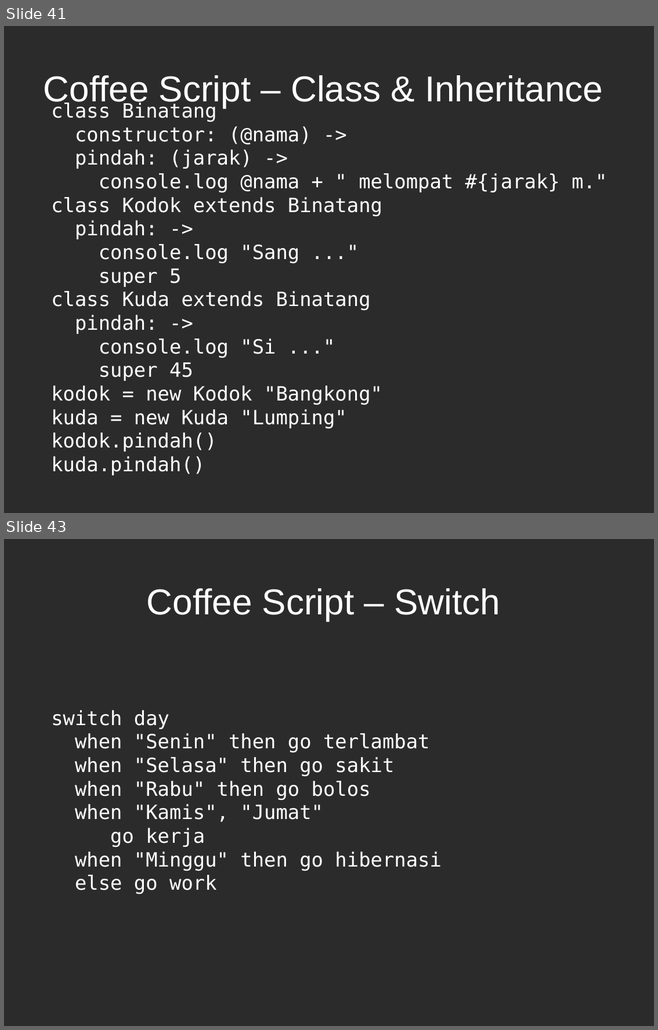
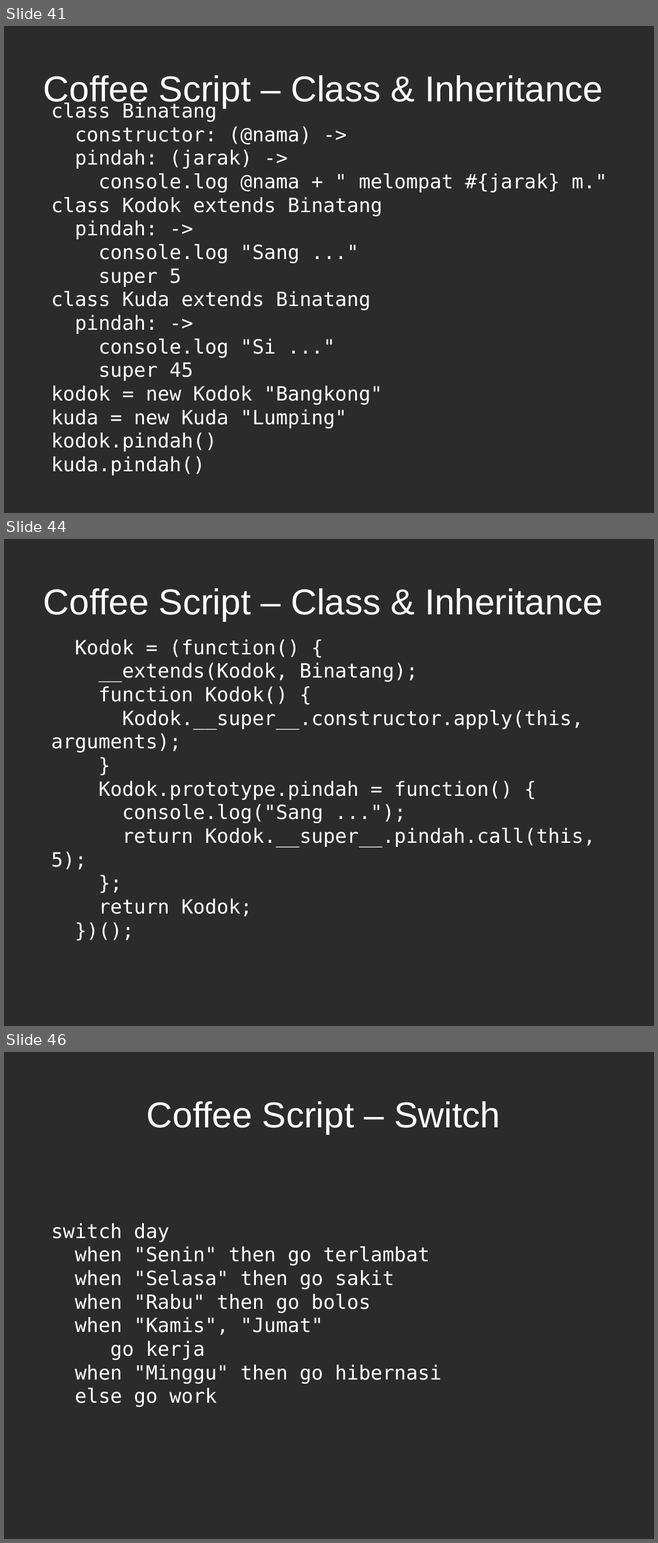
Before and after one commit to karuna/presentation, a slide deck: 20110919/rails3.1.odp. Shown one above the other, each under a label of ours: slides 41 and 43 before the commit, slides 41, 44 and 46 after it; the slides between them are not shown. The pictures are 658x1030 and 658x1543 pixels, drawn with LibreOffice and Linux fonts; fonts in the diff are those of the drawing; background and template pictures are left out; a plain dark background stands for a picture behind light text. Boxes give left, top, right and bottom in pixels: in the first picture for what was removed or moved away, otherwise in the second. Text is boxed around its words. In the diff, an @@ line names an element or a change of style, - is before the commit and + after.

```diff
--- a/20110919/rails3.1.odp
+++ b/20110919/rails3.1.odp
@@ slide 44 added at bbox=[4, 539, 654, 1026], background picture (left out) @@
@@ title added at bbox=[43, 588, 603, 621], 44 pt, text #FFFFFF @@
+Coffee Script – Class & Inheritance
@@ subtitle added at bbox=[51, 639, 595, 917], 24 pt, text #FFFFFF @@
+Kodok = (function() {
+__extends(Kodok, Binatang);
+function Kodok() {
+Kodok.__super__.constructor.apply(this, arguments);
+}
+Kodok.prototype.pindah = function() {
+console.log("Sang ...");
+return Kodok.__super__.pindah.call(this, 5);
+};
+return Kodok;
+})();
@@ what was slide 43 is now slide 46 @@
```
Also in this commit, not shown: 6 slides changed, 2 other slides added.
